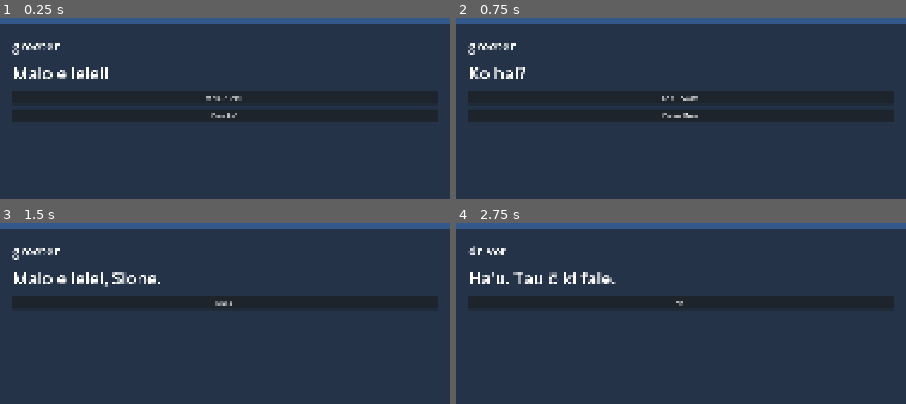
Above: before the commit, frames 1-4 (two rows, left to right).
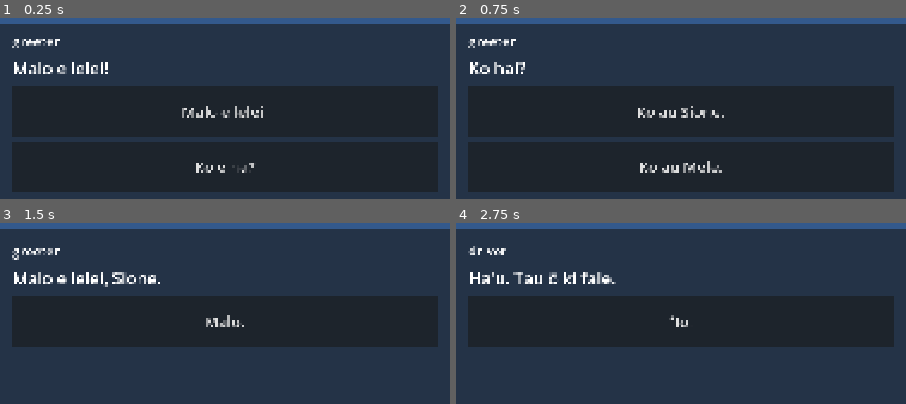
Above: after the commit, the same moments.

Repository: stackmochris/tongan-wedding-scroller
Game: Godot game, scene res://scenes/main.tscn
Same seed, same stepped clock (60 frames per second), same inputs: the game is played once before the commit and once after it.
Inputs:
- Up to frame 1 (0.25 s): no input
- Up to frame 2 (0.75 s): click "Malo e lelei." at 0.5 s
- Up to frame 3 (1.5 s): click "Ko au Sione." at 1.25 s
- Up to frame 4 (2.75 s): click "Malo." at 2 s

The runs differ from the first frame. In frame 1, 40% of the frame differs, in the area x 2-98%, y 11-97%; in frame 2, 39%; in frame 3, 19%; in frame 4, 19%.

Commit message:
Increase button size and ensure dialogue overlays background

Diff:
--- a/scripts/ui/dialogue_box.gd
+++ b/scripts/ui/dialogue_box.gd
@@ -16,6 +16,8 @@
 	for i in range(choices.size()):
 		var btn = Button.new()
 		btn.text = choices[i].get("tongan", "...")
+		btn.custom_minimum_size = Vector2(0, 120)  # ~300% taller than default
+		btn.add_theme_font_size_override("font_size", 36)
 		btn.pressed.connect(_on_choice_pressed.bind(i))
 		choices_box.add_child(btn)
 
